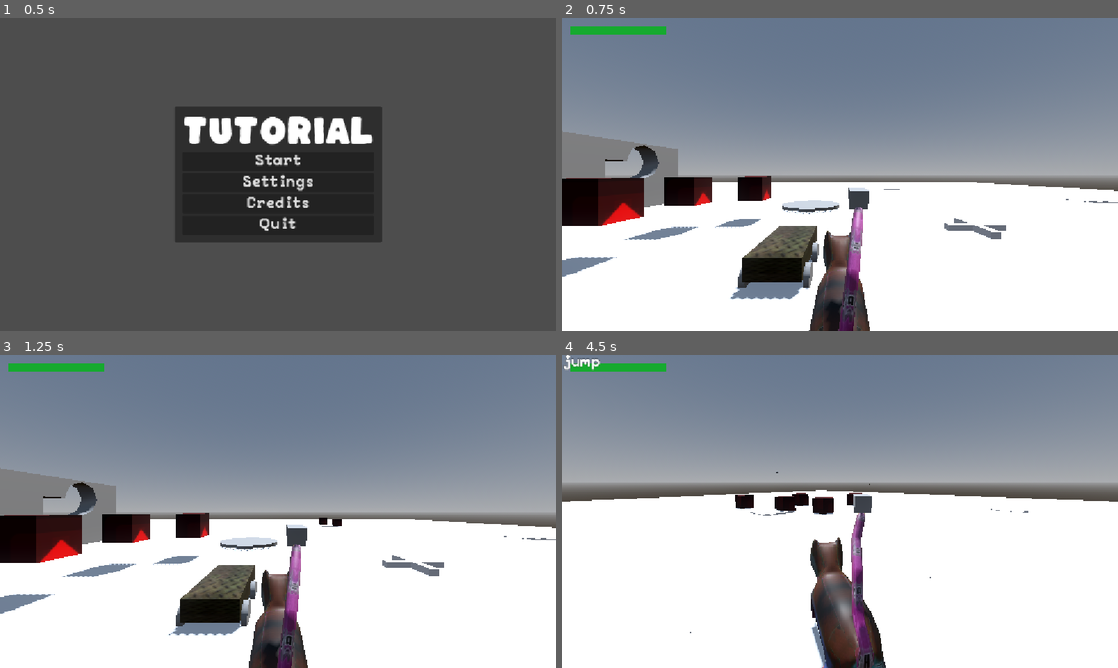
Above: before the commit, frames 1-4 (two rows, left to right).
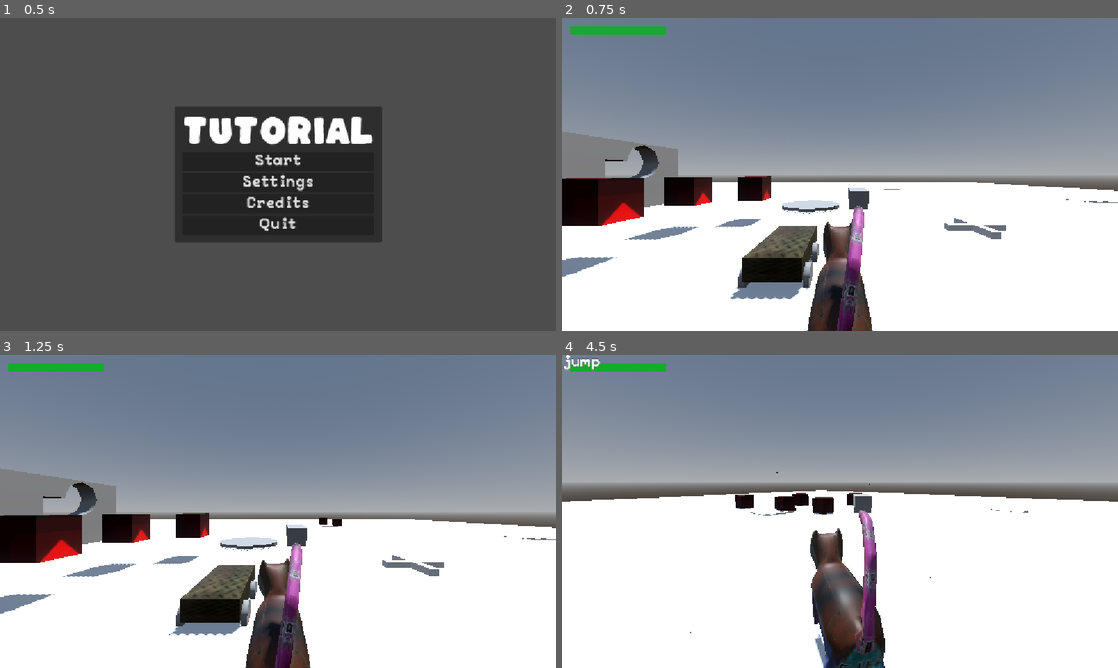
Above: after the commit, the same moments.

Repository: CC5408/tutorial-cc-5408-primavera-2026
Game: Godot game, scene res://ui/main_menu.tscn
Same seed, same stepped clock (60 frames per second), same inputs: the game is played once before the commit and once after it. The engine's default icon, where the game draws it, is replaced by a stand-in: a white triangle on a blue panel in a dark square. Sound files missing from this copy of the repository are replaced by a short silence.
Inputs (mouse positions are in pixels of both pictures, inside the frame that each line leads up to):
- Up to frame 1 (0.5 s): no input
- Up to frame 2 (0.75 s): click "Start" at 0.5 s
- Up to frame 3 (1.25 s): no input
- Up to frame 4 (4.5 s): tap Enter at 1.25 s; move the mouse to (867, 511) at 1.27 s; hold W (move_up) from 1.28 s (still down); click (867, 511) at 1.35 s; tap Space (jump) at 1.52, 1.55, 1.82, 2.1, 2.27, 2.57, 3.05, 3.77, 4.07 s; move the mouse to (812, 511) at 2.02 s; click (812, 511) at 2.3 s; move the mouse to (851, 505) at 2.77 s; click (851, 505) at 2.85 s; move the mouse to (834, 517) at 3.52 s; right-click (834, 517) at 3.6 s; click (834, 517) at 3.8 s; move the mouse to (878, 514) at 4.27 s; hold E (interact) from 4.28 s (still down)

Frame 1 is identical in both runs. In frame 2, 1.5% of the frame differs, in the area x 44-56%, y 60-100%; in frame 3, 1.8%; in frame 4, 3.7%, in the area x 44-59%, y 49-100%.

Commit message:
fixed animation names and state machine

Diff:
--- a/player/movement.tres
+++ b/player/movement.tres
@@ -1,67 +1,68 @@
 [gd_resource type="AnimationNodeStateMachine" format=3 uid="uid://50iw4cbdxg5f"]
 
-[sub_resource type="AnimationNodeAnimation" id="AnimationNodeAnimation_hg6s5"]
-animation = &"fall "
+[sub_resource type="AnimationNodeAnimation" id="AnimationNodeAnimation_ghvnl"]
+animation = &"fall"
 
-[sub_resource type="AnimationNodeAnimation" id="AnimationNodeAnimation_8t03j"]
+[sub_resource type="AnimationNodeAnimation" id="AnimationNodeAnimation_anv67"]
 animation = &"hop"
 
-[sub_resource type="AnimationNodeAnimation" id="AnimationNodeAnimation_2ieo8"]
-animation = &"idle "
+[sub_resource type="AnimationNodeAnimation" id="AnimationNodeAnimation_305mx"]
+animation = &"idle"
 
-[sub_resource type="AnimationNodeAnimation" id="AnimationNodeAnimation_ebec5"]
-animation = &"jump "
+[sub_resource type="AnimationNodeAnimation" id="AnimationNodeAnimation_u3jpk"]
+animation = &"jump"
 
-[sub_resource type="AnimationNodeAnimation" id="AnimationNodeAnimation_yllr7"]
+[sub_resource type="AnimationNodeAnimation" id="AnimationNodeAnimation_oqgjg"]
 animation = &"land"
 
-[sub_resource type="AnimationNodeAnimation" id="AnimationNodeAnimation_kb6p2"]
-animation = &"walk "
+[sub_resource type="AnimationNodeAnimation" id="AnimationNodeAnimation_ek5xy"]
+animation = &"walk"
 
-[sub_resource type="AnimationNodeStateMachineTransition" id="AnimationNodeStateMachineTransition_wodsf"]
+[sub_resource type="AnimationNodeStateMachineTransition" id="AnimationNodeStateMachineTransition_hgfak"]
 advance_mode = 2
 
-[sub_resource type="AnimationNodeStateMachineTransition" id="AnimationNodeStateMachineTransition_32hag"]
+[sub_resource type="AnimationNodeStateMachineTransition" id="AnimationNodeStateMachineTransition_ugx5a"]
 xfade_time = 0.2
 
-[sub_resource type="AnimationNodeStateMachineTransition" id="AnimationNodeStateMachineTransition_tqiix"]
+[sub_resource type="AnimationNodeStateMachineTransition" id="AnimationNodeStateMachineTransition_elflh"]
 xfade_time = 0.2
 
-[sub_resource type="AnimationNodeStateMachineTransition" id="AnimationNodeStateMachineTransition_e7oew"]
+[sub_resource type="AnimationNodeStateMachineTransition" id="AnimationNodeStateMachineTransition_dbhue"]
 
-[sub_resource type="AnimationNodeStateMachineTransition" id="AnimationNodeStateMachineTransition_c35mf"]
+[sub_resource type="AnimationNodeStateMachineTransition" id="AnimationNodeStateMachineTransition_m6scs"]
 xfade_time = 0.1
 
-[sub_resource type="AnimationNodeStateMachineTransition" id="AnimationNodeStateMachineTransition_65viv"]
+[sub_resource type="AnimationNodeStateMachineTransition" id="AnimationNodeStateMachineTransition_d5gby"]
 switch_mode = 2
 
-[sub_resource type="AnimationNodeStateMachineTransition" id="AnimationNodeStateMachineTransition_x7c3f"]
+[sub_resource type="AnimationNodeStateMachineTransition" id="AnimationNodeStateMachineTransition_6gh0d"]
 
-[sub_resource type="AnimationNodeStateMachineTransition" id="AnimationNodeStateMachineTransition_bjvpn"]
+[sub_resource type="AnimationNodeStateMachineTransition" id="AnimationNodeStateMachineTransition_8q2v1"]
 
-[sub_resource type="AnimationNodeStateMachineTransition" id="AnimationNodeStateMachineTransition_s7qer"]
+[sub_resource type="AnimationNodeStateMachineTransition" id="AnimationNodeStateMachineTransition_52kqy"]
 
-[sub_resource type="AnimationNodeStateMachineTransition" id="AnimationNodeStateMachineTransition_g4c7l"]
+[sub_resource type="AnimationNodeStateMachineTransition" id="AnimationNodeStateMachineTransition_3ggdq"]
 
-[sub_resource type="AnimationNodeStateMachineTransition" id="AnimationNodeStateMachineTransition_knn7v"]
+[sub_resource type="AnimationNodeStateMachineTransition" id="AnimationNodeStateMachineTransition_1thde"]
+xfade_time = 0.2
 
-[sub_resource type="AnimationNodeStateMachineTransition" id="AnimationNodeStateMachineTransition_7pqkx"]
+[sub_resource type="AnimationNodeStateMachineTransition" id="AnimationNodeStateMachineTransition_3c010"]
 switch_mode = 2
 
 [resource]
 states/End/position = Vector2(970.4, 90.4)
 states/Start/position = Vector2(199.2, 100)
-"states/fall /node" = SubResource("AnimationNodeAnimation_hg6s5")
-"states/fall /position" = Vector2(733.6, -37.76)
-states/hop/node = SubResource("AnimationNodeAnimation_8t03j")
-states/hop/position = Vector2(387.2, 59.2)
-"states/idle /node" = SubResource("AnimationNodeAnimation_2ieo8")
-"states/idle /position" = Vector2(514.00006, 210)
-"states/jump /node" = SubResource("AnimationNodeAnimation_ebec5")
-"states/jump /position" = Vector2(514.4, -37.6)
-states/land/node = SubResource("AnimationNodeAnimation_yllr7")
-states/land/position = Vector2(864, 59.104004)
-"states/walk /node" = SubResource("AnimationNodeAnimation_kb6p2")
-"states/walk /position" = Vector2(698, 201.99998)
-transitions = ["Start", "idle ", SubResource("AnimationNodeStateMachineTransition_wodsf"), "idle ", "walk ", SubResource("AnimationNodeStateMachineTransition_32hag"), "walk ", "idle ", SubResource("AnimationNodeStateMachineTransition_tqiix"), "idle ", "hop", SubResource("AnimationNodeStateMachineTransition_e7oew"), "walk ", "hop", SubResource("AnimationNodeStateMachineTransition_c35mf"), "hop", "jump ", SubResource("AnimationNodeStateMachineTransition_65viv"), "jump ", "fall ", SubResource("AnimationNodeStateMachineTransition_x7c3f"), "fall ", "land", SubResource("AnimationNodeStateMachineTransition_bjvpn"), "idle ", "fall ", SubResource("AnimationNodeStateMachineTransition_s7qer"), "walk ", "fall ", SubResource("AnimationNodeStateMachineTransition_g4c7l"), "land", "walk ", SubResource("AnimationNodeStateMachineTransition_knn7v"), "land", "idle ", SubResource("AnimationNodeStateMachineTransition_7pqkx")]
-graph_offset = Vector2(100, -173)
+states/fall/node = SubResource("AnimationNodeAnimation_ghvnl")
+states/fall/position = Vector2(605.8, -100.92)
+states/hop/node = SubResource("AnimationNodeAnimation_anv67")
+states/hop/position = Vector2(348, -18.400002)
+states/idle/node = SubResource("AnimationNodeAnimation_305mx")
+states/idle/position = Vector2(387, 211)
+states/jump/node = SubResource("AnimationNodeAnimation_u3jpk")
+states/jump/position = Vector2(464, -100)
+states/land/node = SubResource("AnimationNodeAnimation_oqgjg")
+states/land/position = Vector2(737, -50.999992)
+states/walk/node = SubResource("AnimationNodeAnimation_ek5xy")
+states/walk/position = Vector2(631, 218.2)
+transitions = ["Start", "idle", SubResource("AnimationNodeStateMachineTransition_hgfak"), "idle", "walk", SubResource("AnimationNodeStateMachineTransition_ugx5a"), "walk", "idle", SubResource("AnimationNodeStateMachineTransition_elflh"), "idle", "hop", SubResource("AnimationNodeStateMachineTransition_dbhue"), "walk", "hop", SubResource("AnimationNodeStateMachineTransition_m6scs"), "hop", "jump", SubResource("AnimationNodeStateMachineTransition_d5gby"), "jump", "fall", SubResource("AnimationNodeStateMachineTransition_6gh0d"), "idle", "fall", SubResource("AnimationNodeStateMachineTransition_8q2v1"), "walk", "fall", SubResource("AnimationNodeStateMachineTransition_52kqy"), "fall", "land", SubResource("AnimationNodeStateMachineTransition_3ggdq"), "land", "walk", SubResource("AnimationNodeStateMachineTransition_1thde"), "land", "idle", SubResource("AnimationNodeStateMachineTransition_3c010")]
+graph_offset = Vector2(86.46034, -17)
--- a/player/player.gd
+++ b/player/player.gd
@@ -93,16 +93,16 @@
 
 	#Debug.log(playback.get_current_node())
 
-	#if is_on_floor():
-		#if velocity.length_squared() < 1:
-			#playback.travel("idle")
-		#else:
-			#playback.travel("walk")
-	#else:
-		#if velocity.y > 0:
-			#playback.travel("jump")
-		#else:
-			#playback.travel("fall")
+	if is_on_floor():
+		if velocity.length_squared() < 1:
+			playback.travel("idle")
+		else:
+			playback.travel("walk")
+	else:
+		if velocity.y > 0:
+			playback.travel("jump")
+		else:
+			playback.travel("fall")
 
 func set_enabled(value: bool) -> void:
 	enabled = value
--- a/player/player.tscn
+++ b/player/player.tscn
@@ -1,9 +1,9 @@
 [gd_scene format=3 uid="uid://dboy51yparsgi"]
 
 [ext_resource type="Script" uid="uid://cmn204mhbvh22" path="res://player/player.gd" id="1_oul6g"]
-[ext_resource type="PackedScene" uid="uid://coetuunqittxg" path="res://assets/cat.glb" id="2_g1dw6"]
+[ext_resource type="PackedScene" uid="uid://coetuunqittxg" path="res://assets/cat/cat.glb" id="2_g1dw6"]
 [ext_resource type="PackedScene" uid="uid://c5da07iughyim" path="res://weapons/bullet.tscn" id="2_hg6s5"]
-[ext_resource type="AnimationLibrary" uid="uid://clwcd22kffuvq" path="res://assets/cat_animations.glb" id="3_yw30f"]
+[ext_resource type="AnimationLibrary" uid="uid://clwcd22kffuvq" path="res://assets/cat/cat_animations.glb" id="3_yw30f"]
 [ext_resource type="Script" uid="uid://b66cs470qfon0" path="res://components/hitbox_component.gd" id="4_g6k8r"]
 [ext_resource type="Script" uid="uid://dug778ifn1s4c" path="res://components/hurtbox_component.gd" id="4_yw30f"]
 [ext_resource type="AnimationNodeStateMachine" uid="uid://50iw4cbdxg5f" path="res://player/movement.tres" id="5_8t03j"]
@@ -17,9 +17,6 @@
 [sub_resource type="SphereShape3D" id="SphereShape3D_g4v7s"]
 radius = 0.67109174
 
-[sub_resource type="AnimationNodeAnimation" id="AnimationNodeAnimation_8t03j"]
-animation = &"walk "
-
 [sub_resource type="AnimationNodeAnimation" id="AnimationNodeAnimation_2ieo8"]
 animation = &"bite"
 
@@ -28,17 +25,15 @@
 filters = ["Skeleton3D:head", "Skeleton3D:root.005"]
 
 [sub_resource type="AnimationNodeBlendTree" id="AnimationNodeBlendTree_ghvnl"]
-graph_offset = Vector2(-294.19272, -47.214985)
+graph_offset = Vector2(-486.22394, 44.063843)
 nodes/output/position = Vector2(208, 176)
 nodes/movement/node = ExtResource("5_8t03j")
-nodes/movement/position = Vector2(-640, -16)
+nodes/movement/position = Vector2(-528, 160)
 nodes/bite/node = SubResource("AnimationNodeOneShot_ebec5")
 nodes/bite/position = Vector2(-112, 240)
 nodes/Animation/node = SubResource("AnimationNodeAnimation_2ieo8")
 nodes/Animation/position = Vector2(-410.2814, 560.94775)
-"nodes/Animation 2/node" = SubResource("AnimationNodeAnimation_8t03j")
-"nodes/Animation 2/position" = Vector2(-480, 256)
-node_connections = [&"output", 0, &"bite", &"bite", 0, &"Animation 2", &"bite", 1, &"Animation"]
+node_connections = [&"output", 0, &"bite", &"bite", 0, &"movement", &"bite", 1, &"Animation"]
 
 [sub_resource type="SphereShape3D" id="SphereShape3D_qjkh3"]
 radius = 0.75
@@ -57,7 +52,7 @@
 bullet_scene = ExtResource("2_hg6s5")
 
 [node name="BiteHitbox" type="Area3D" parent="." unique_id=1958232733]
-transform = Transform3D(-1, 2.3325928e-08, -4.7890717e-07, 4.768373e-07, 0.3164395, -0.94847757, 1.5099585e-07, -0.9486207, -0.31639183, 2.0711198e-08, 0.32823986, -1.0038221)
+transform = Transform3D(-0.99999905, 2.3325097e-08, -4.789631e-07, 4.7683682e-07, 0.3164282, -0.9485883, 1.509957e-07, -0.9485868, -0.31642875, 2.0711198e-08, 0.32823986, -1.0038221)
 collision_layer = 4
 collision_mask = 4
 script = ExtResource("4_g6k8r")
@@ -130,7 +125,6 @@
 libraries/ = ExtResource("3_yw30f")
 
 [node name="AnimationTree" type="AnimationTree" parent="Model/cat" unique_id=1341212814]
-active = false
 tree_root = SubResource("AnimationNodeBlendTree_ghvnl")
 anim_player = NodePath("../AnimationPlayer")
 parameters/bite/active = false
Not shown, changed: assets/cat/cat.blend.import
Renamed: assets/cat.glb -> assets/cat/cat.glb
Not shown, changed: assets/cat/cat.glb.import
Renamed: assets/cat_albedo.png -> assets/cat/cat_albedo.png
Not shown, added: assets/cat/cat_albedo.png.import
Binary file added: assets/cat/cat_animations.glb
Not shown, added: assets/cat/cat_animations.glb.import
Binary file added: assets/cat/textures/albedo.png
Not shown, changed: assets/cat/textures/albedo.png.import
Binary file removed: assets/cat_animations.glb
Not shown, removed: assets/cat_animations.glb.import
Not shown, removed: assets/cat.blend
(and 1 more such lines)
